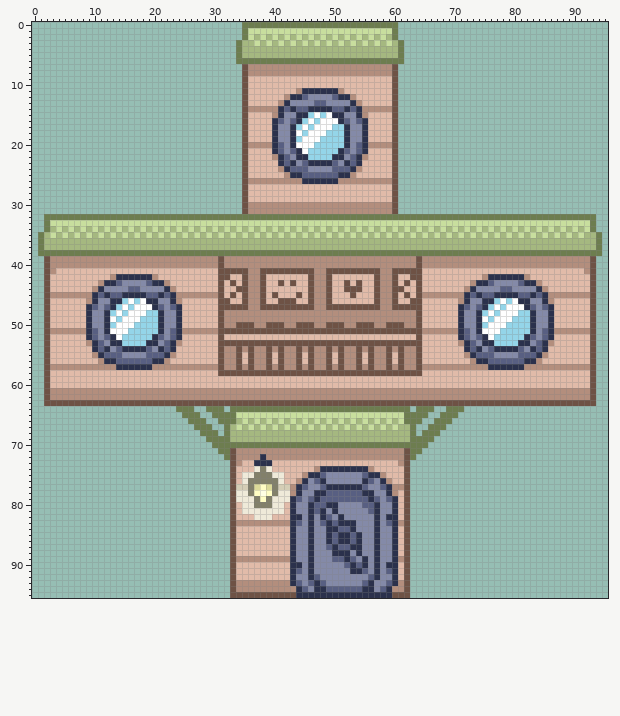
Edited in one commit: sprite sheet (assets/Houses/house_3x3_cross_a.png). The first picture shows the starting point.
The file is 96x96 pixels. Colours within 5 levels of each other are drawn and written as one.
New version:
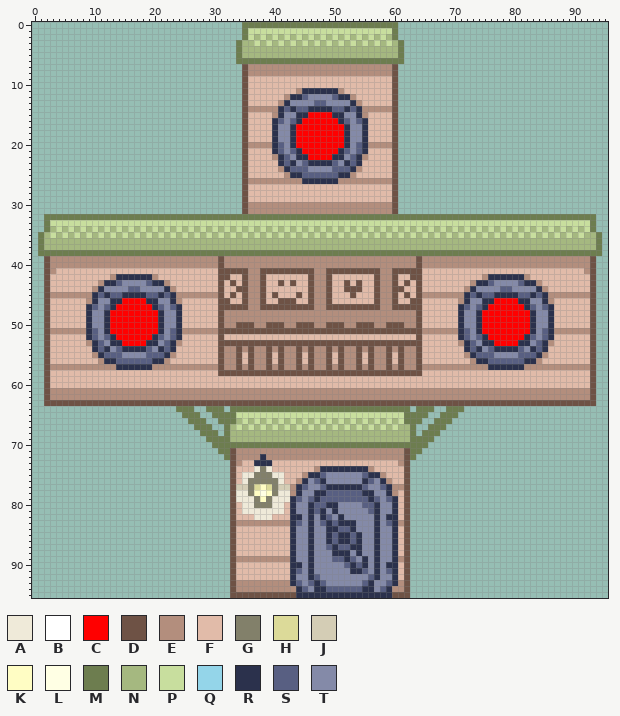
Palette (. is transparent): A #efead9  B #ffffff  C #ff0000  D #6e5245  E #b38e7d  F #e1bba9  G #82806a  H #dcda99  J #d4cdb5  K #fffdc4  L #ffffe4  M #6d7d4f  N #a5b880  P #c8de9e  Q #94d5e9  R #2b314c  S #585f82  T #848aa8
The author wrote: updated house graphics to use day/night windows
Changes in this commit:
@@ x 42..53 @@
 14 SRSSRRRRSSRS
-15 TTRRQBQBRRTT
-16 TSRQBQBBBRST
-17 TRQBQBBBQQRT
-18 TRBQBBBQQQRT
-19 TRQBBBQQQQRT
-20 TRBBBQQQQQRT
-21 TSRBQQQQQRST
-22 STRRQQQQRRTS
+15 TTRRCCCCRRTT
+16 TSRCCCCCCRST
+17 TRCCCCCCCCRT
+18 TRCCCCCCCCRT
+19 TRCCCCCCCCRT
+20 TRCCCCCCCCRT
+21 TSRCCCCCCRST
+22 STRRCCCCRRTS
 23 SRTSRRRRSTRS
@@ x 0..95 @@
 45 ..DEEEEEEERSRSSRRRRSSRSREEEEEEEDFDFDEEDFDFFFDFDEEDFFFDFFFDEEDFDFDEEEEEEERSRSSRRRRSSRSREEEEEEED..
-46 ..DFFFFFFERTTRRQBQBRRTTREFFFFFFDDFFDEEDFFDDDFFDEEDFFFFFFFDEEDFFDDFFFFFFERTTRRQBQBRRTTREFFFFFFD..
-47 ..DFFFFFFRSTSRQBQBBBRSTSRFFFFFFDDDDDEEDDDDDDDDDEEDDDDDDDDDEEDDDDDFFFFFFRSTSRQBQBBBRSTSRFFFFFFD..
-48 ..DFFFFFFRTTRQBQBBBQQRTTRFFFFFFDEEEEEEEEEEEEEEEEEEEEEEEEEEEEEEEEDFFFFFFRTTRQBQBBBQQRTTRFFFFFFD..
-49 ..DFFFFFFRTTRBQBBBQQQRTTRFFFFFFDEEEEEEEEEEEEEEEEEEEEEEEEEEEEEEEEDFFFFFFRTTRBQBBBQQQRTTRFFFFFFD..
-50 ..DFFFFFFRTTRQBBBQQQQRTTRFFFFFFDEEDDDEEDDDEEDDDEEDDDEEDDDEEDDDEEDFFFFFFRTTRQBBBQQQQRTTRFFFFFFD..
-51 ..DEEEEEERSTRBBBQQQQQRTSREEEEEEDDDDDDDDDDDDDDDDDDDDDDDDDDDDDDDDDDEEEEEERSTRBBBQQQQQRTSREEEEEED..
-52 ..DFFFFFFRSTSRBQQQQQRSTSRFFFFFFDFFFFFFFFFFFFFFFFFFFFFFFFFFFFFFFFDFFFFFFRSTSRBQQQQQRSTSRFFFFFFD..
-53 ..DFFFFFFERSTRRQQQQRRTSREFFFFFFDDDDDDDDDDDDDDDDDDDDDDDDDDDDDDDDDDFFFFFFERSTRRQQQQRRTSREFFFFFFD..
+46 ..DFFFFFFERTTRRCCCCRRTTREFFFFFFDDFFDEEDFFDDDFFDEEDFFFFFFFDEEDFFDDFFFFFFERTTRRCCCCRRTTREFFFFFFD..
+47 ..DFFFFFFRSTSRCCCCCCRSTSRFFFFFFDDDDDEEDDDDDDDDDEEDDDDDDDDDEEDDDDDFFFFFFRSTSRCCCCCCRSTSRFFFFFFD..
+48 ..DFFFFFFRTTRCCCCCCCCRTTRFFFFFFDEEEEEEEEEEEEEEEEEEEEEEEEEEEEEEEEDFFFFFFRTTRCCCCCCCCRTTRFFFFFFD..
+49 ..DFFFFFFRTTRCCCCCCCCRTTRFFFFFFDEEEEEEEEEEEEEEEEEEEEEEEEEEEEEEEEDFFFFFFRTTRCCCCCCCCRTTRFFFFFFD..
+50 ..DFFFFFFRTTRCCCCCCCCRTTRFFFFFFDEEDDDEEDDDEEDDDEEDDDEEDDDEEDDDEEDFFFFFFRTTRCCCCCCCCRTTRFFFFFFD..
+51 ..DEEEEEERSTRCCCCCCCCRTSREEEEEEDDDDDDDDDDDDDDDDDDDDDDDDDDDDDDDDDDEEEEEERSTRCCCCCCCCRTSREEEEEED..
+52 ..DFFFFFFRSTSRCCCCCCRSTSRFFFFFFDFFFFFFFFFFFFFFFFFFFFFFFFFFFFFFFFDFFFFFFRSTSRCCCCCCRSTSRFFFFFFD..
+53 ..DFFFFFFERSTRRCCCCRRTSREFFFFFFDDDDDDDDDDDDDDDDDDDDDDDDDDDDDDDDDDFFFFFFERSTRRCCCCRRTSREFFFFFFD..
 54 ..DFFFFFFFRSRTSRRRRSTRSRFFFFFFFDEEDEDEEDEDEEDEDEEDEDEEDEDEEDEDEEDFFFFFFFRSRTSRRRRSTRSRFFFFFFFD..
Boxes around the changes in both pictures, in picture pixels (x1, y1, x2, y2):
changed: (296, 112, 344, 160)
changed: (110, 298, 158, 346)
changed: (482, 298, 530, 346)
